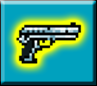
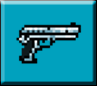
The second w=97, h=86 image is a revision of the first. Changes to its layers:
hid "MySprites-1 copy" over [16, 22, 82, 64]
